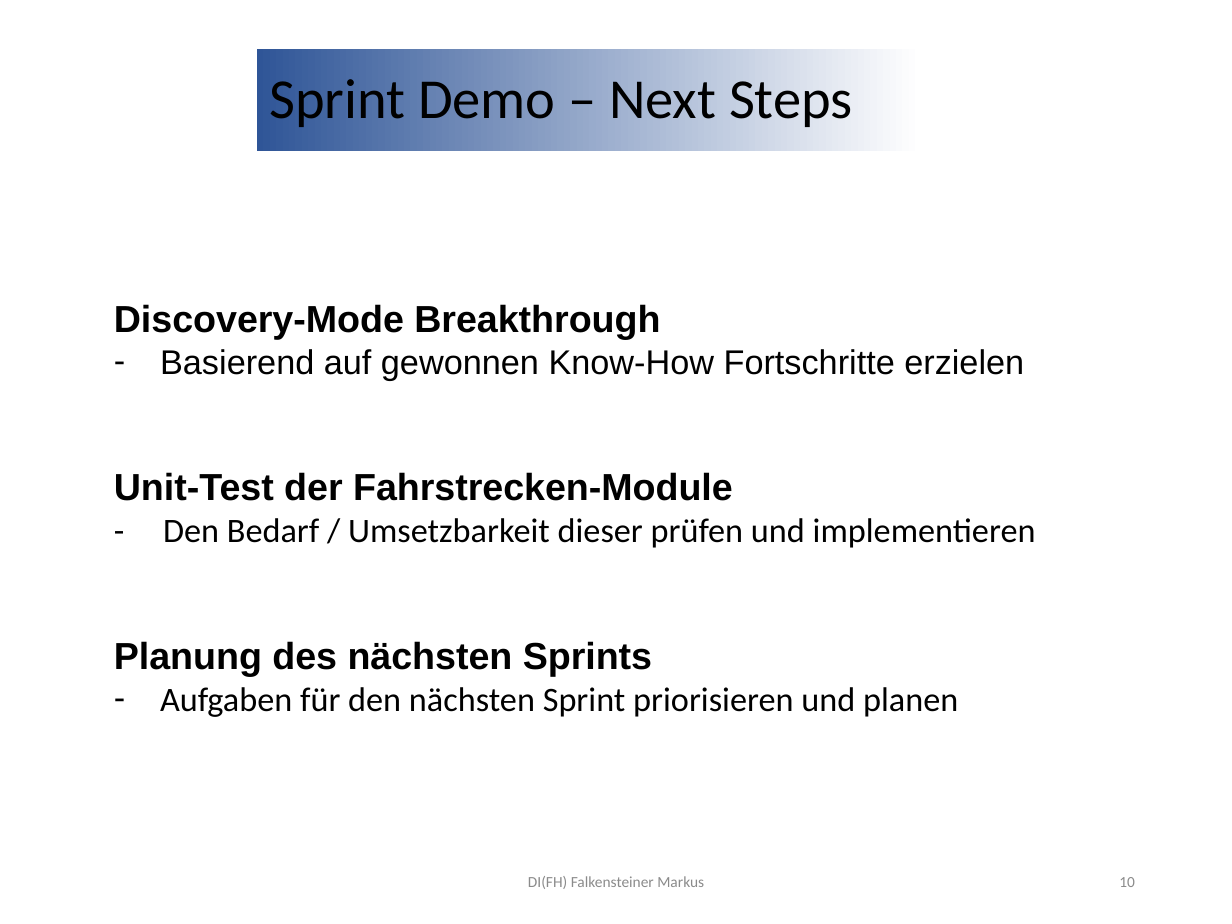
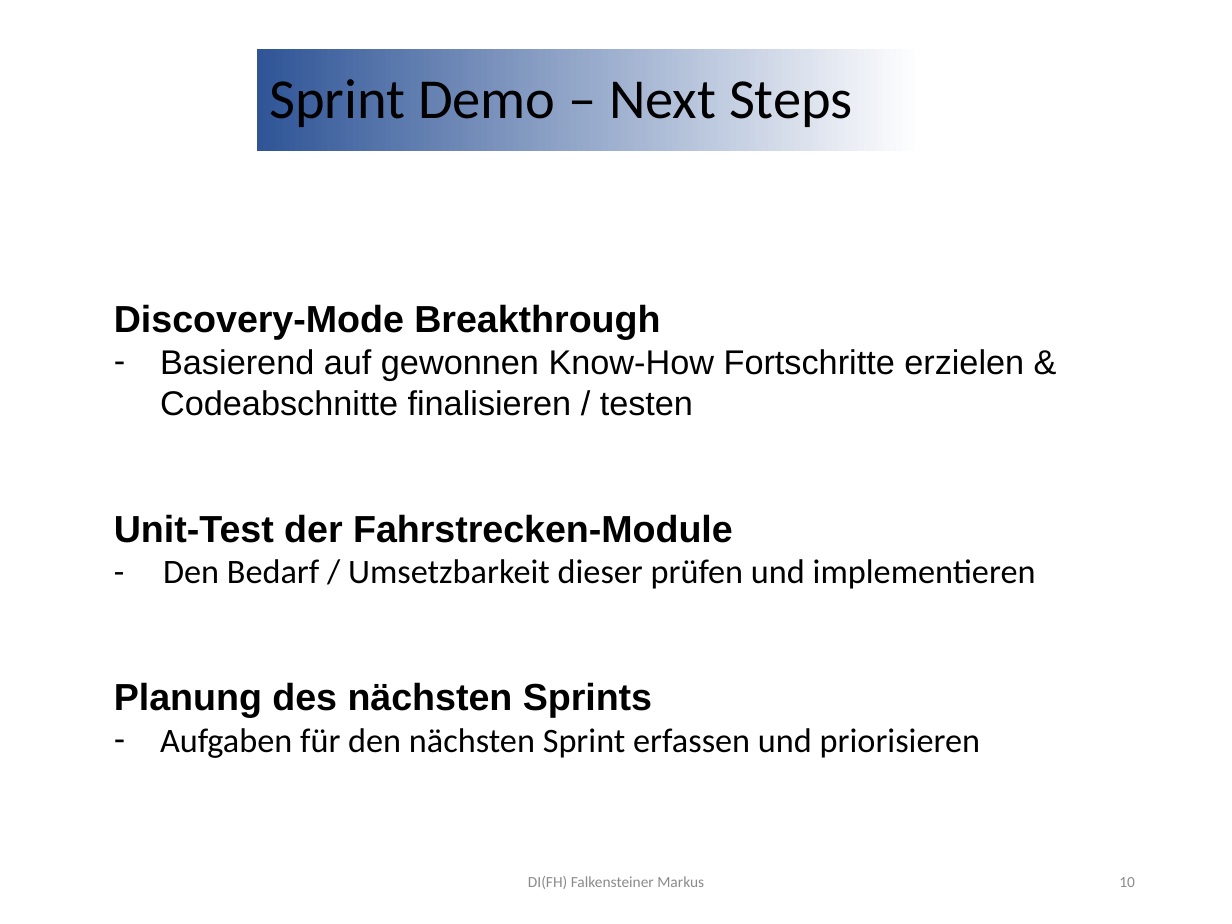
Before and after one commit to jonasaberger/SYP4_MBOT_G1, a slide deck: slide 10 of 02_Backend/!_Docs/INF4_SYP_Gruppe1_Sprint3_Review.pptx. Drawn at 1232x924 pixels with LibreOffice and Linux fonts; fonts in the diff are those of the drawing; background and template pictures are left out. Boxes give left, top, right and bottom in pixels: in the first picture for what was removed or moved away, otherwise in the second. Text is boxed around its words. In the diff, an @@ line names an element or a change of style, - is before the commit and + after.

Commit message:
Update Sprint 3 Review presentation

```diff
--- a/02_Backend/!_Docs/INF4_SYP_Gruppe1_Sprint3_Review.pptx
+++ b/02_Backend/!_Docs/INF4_SYP_Gruppe1_Sprint3_Review.pptx
@@ text at <box>160,349,1024,416</box>: text changed @@
-– Basierend auf gewonnen Know-How Fortschritte erzielen
+– Basierend auf gewonnen Know-How Fortschritte erzielen & Codeabschnitte finalisieren / testen
@@ text at <box>160,728,980,758</box>: text changed @@
-– Aufgaben für den nächsten Sprint priorisieren und planen
+– Aufgaben für den nächsten Sprint erfassen und priorisieren
```
Also in this commit, not shown: 2 other slides changed.
